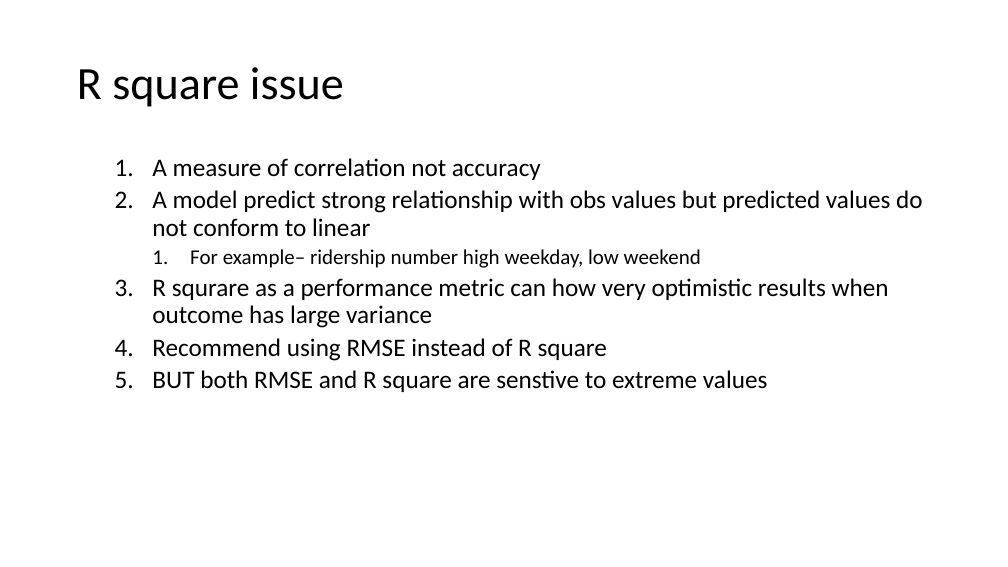
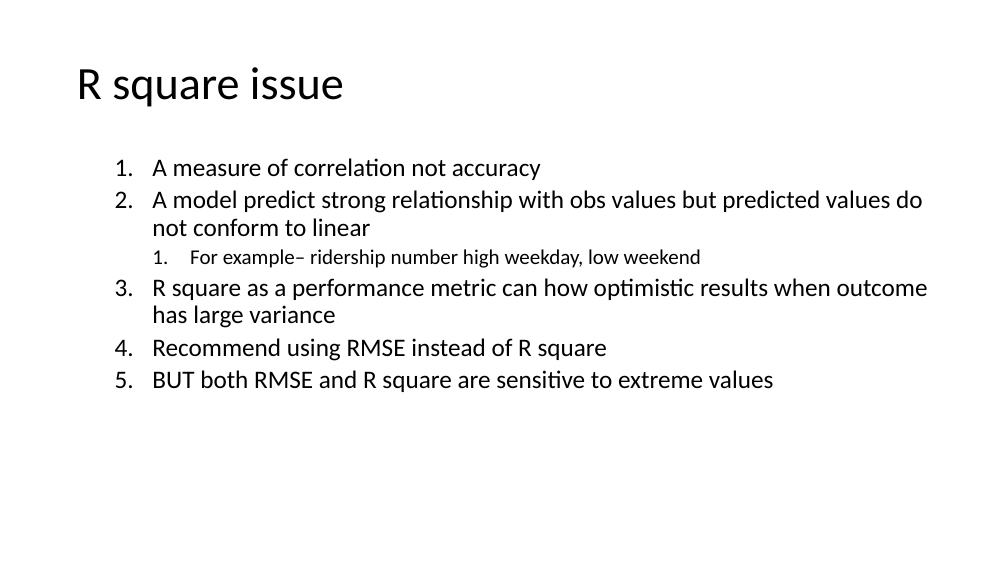
Before and after one commit to socalrug/bookclub, a slide deck: slide 3 of Club-02-Feature_Engineering_and_Selection/session-03-C3/Chapter 3 A Review of the Predictive Modeling.pptx. Drawn at 1008x567 pixels with LibreOffice and Linux fonts; fonts in the diff are those of the drawing. Boxes give left, top, right and bottom in pixels: in the first picture for what was removed or moved away, otherwise in the second. Text is boxed around its words. In the diff, an @@ line names an element or a change of style, - is before the commit and + after.

```diff
--- a/Club-02-Feature_Engineering_and_Selection/session-03-C3/Chapter 3 A Review of the Predictive Modeling.pptx
+++ b/Club-02-Feature_Engineering_and_Selection/session-03-C3/Chapter 3 A Review of the Predictive Modeling.pptx
@@ text at (152, 278, 928, 328): text changed @@
-  3. R squrare as a performance metric can how very optimistic results when outcome has large variance
+  3. R square as a performance metric can how optimistic results when outcome has large variance
@@ text at (152, 370, 773, 392): text changed @@
-  5. BUT both RMSE and R square are senstive to extreme values
+  5. BUT both RMSE and R square are sensitive to extreme values
```
Also in this commit, not shown: 4 other slides changed, 1 other file.
